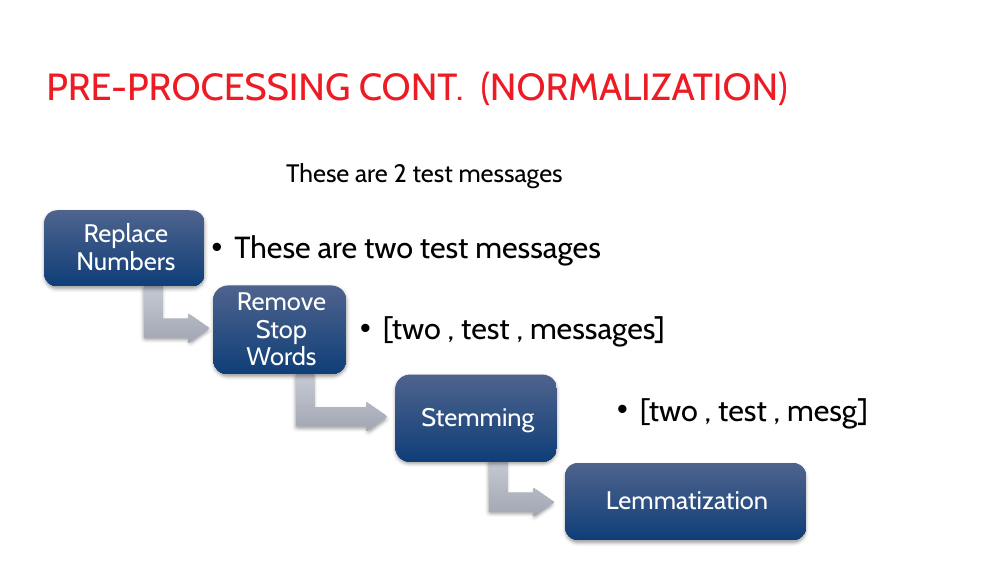
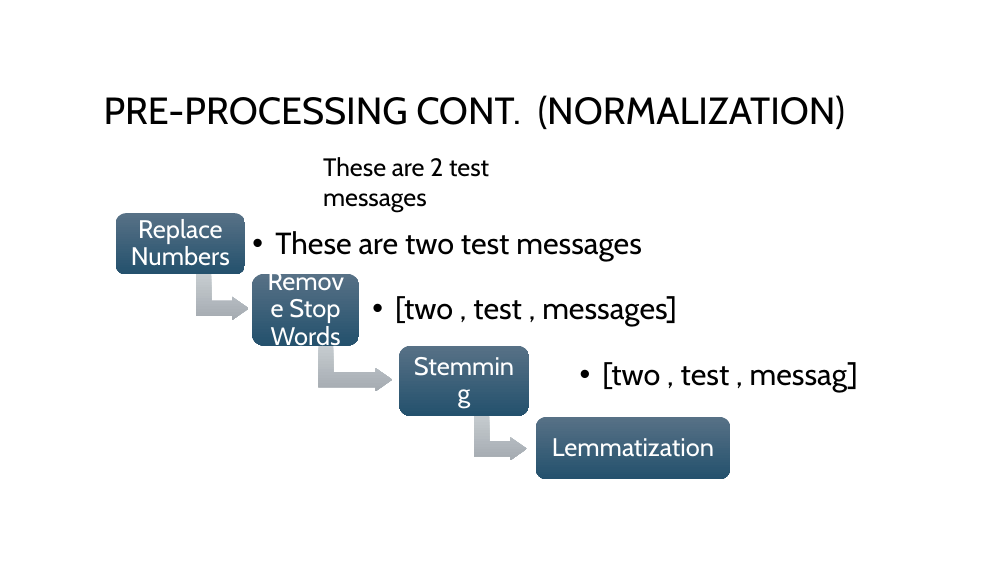
Before and after one commit to DevJohnIbrahim/SSM-GP, a slide deck: slide 11 of Graduation Proposal/Cyberbullypresentation_Final.pptx (slide 10 before the commit). Drawn at 1008x567 pixels with LibreOffice and Linux fonts; fonts in the diff are those of the drawing; background and template pictures are left out. Boxes give left, top, right and bottom in pixels: in the first picture for what was removed or moved away, otherwise in the second. Text is boxed around its words. In the diff, an @@ line names an element or a change of style, - is before the commit and + after.

Commit message:
Feeh elupdated Pre-Processing and Processing w New Diagram
Feeh elupdated Pre-Processing and Processing w New Diagram

```diff
--- a/Graduation Proposal/Cyberbullypresentation_Final.pptx
+++ b/Graduation Proposal/Cyberbullypresentation_Final.pptx
@@ title "PRE-PROCESSING CONT. (NORMALIZATION)": place and size @@
-title "PRE-PROCESSING CONT. (NORMALIZATION)" at (46, 71, 788, 105)
+title "PRE-PROCESSING CONT. (NORMALIZATION)" at (104, 95, 845, 129)
@@ title "PRE-PROCESSING CONT. (NORMALIZATION)" at (104, 95, 845, 129): text colour #ED1C24 to #000000 @@
@@ text "These are 2 test messages": place and size @@
-text "These are 2 test messages" at (286, 163, 563, 188)
+text "These are 2 test messages" at (323, 157, 489, 212)
@@ text "These are 2 test messages" at (323, 157, 489, 212): size 19.9 to 19.8 pt @@
@@ text "Replace Numbers": place and size @@
-text "Replace Numbers" at (45, 210, 205, 286)
+text "Replace Numbers" at (131, 219, 230, 265)
@@ text "These are two test messages": place and size @@
-text "These are two test messages" at (234, 235, 601, 266)
+text "These are two test messages" at (275, 231, 642, 261)
@@ bent up arrow: place and size @@
-bent up arrow at (145, 285, 209, 343)
+bent up arrow at (196, 274, 249, 321)
@@ text "Remove Stop Words": place and size @@
-text "Remove Stop Words" at (213, 285, 346, 374)
+text "Remove Stop Words" at (271, 299, 341, 351)
@@ text "[two , test , messages]": place and size @@
-text "[two , test , messages]" at (383, 316, 665, 346)
+text "[two , test , messages]" at (395, 296, 677, 326)
@@ bent up arrow: place and size @@
-bent up arrow at (296, 374, 387, 431)
+bent up arrow at (318, 345, 392, 391)
@@ text "Stemming": place and size @@
-text "Stemming" at (396, 375, 557, 462)
+text "Stemming" at (402, 349, 526, 413)
@@ text at (602, 362, 858, 392): text changed @@
-  • [two , test , mesg]
+  • [two , test , messag]
@@ fill gradient #C6CAD3 to #A4A9B5 to gradient #C7CCD1 to #A6ACB2; shadow off in 3 elements at (318, 345, 392, 391), (196, 274, 249, 321), (474, 414, 527, 461) @@
@@ bent up arrow: place and size @@
-bent up arrow at (489, 459, 554, 517)
+bent up arrow at (474, 414, 527, 461)
@@ group added at (116, 213, 730, 479): 4 rounded rectangles @@
@@ fill gradient #4F648E to #103F79 to none; shadow off in 4 elements at (271, 299, 341, 351), (131, 219, 230, 265), (402, 349, 526, 413), (552, 438, 714, 456) @@
@@ text "Lemmatization": place and size @@
-text "Lemmatization" at (565, 463, 806, 540)
+text "Lemmatization" at (552, 438, 714, 456)
```
Also in this commit, not shown: 3 other slides changed, 1 slide added, 1 slide removed.
